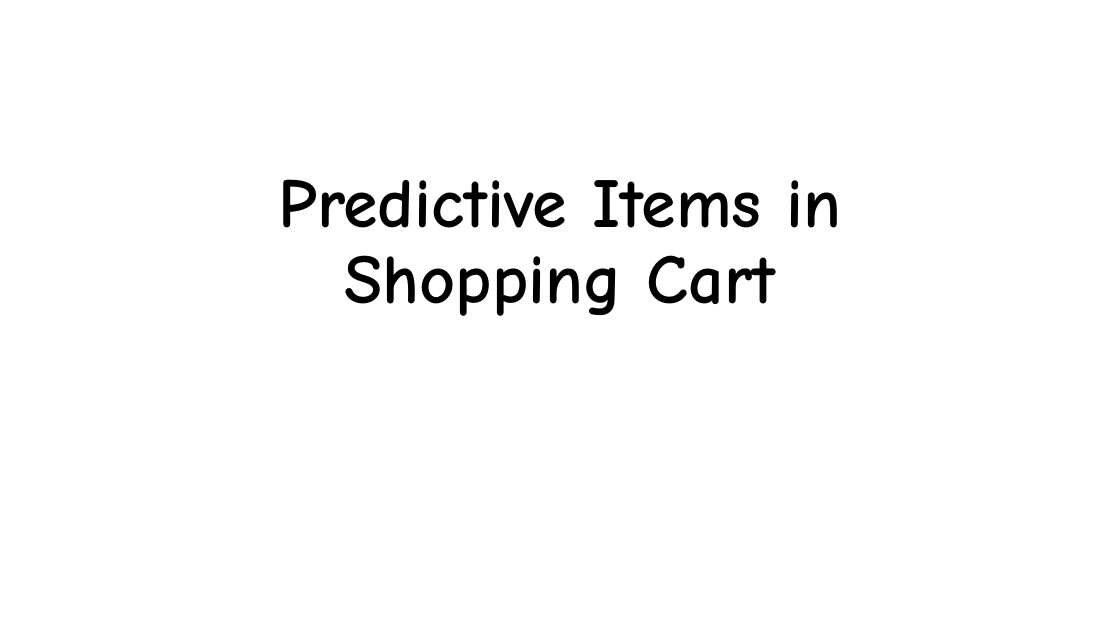
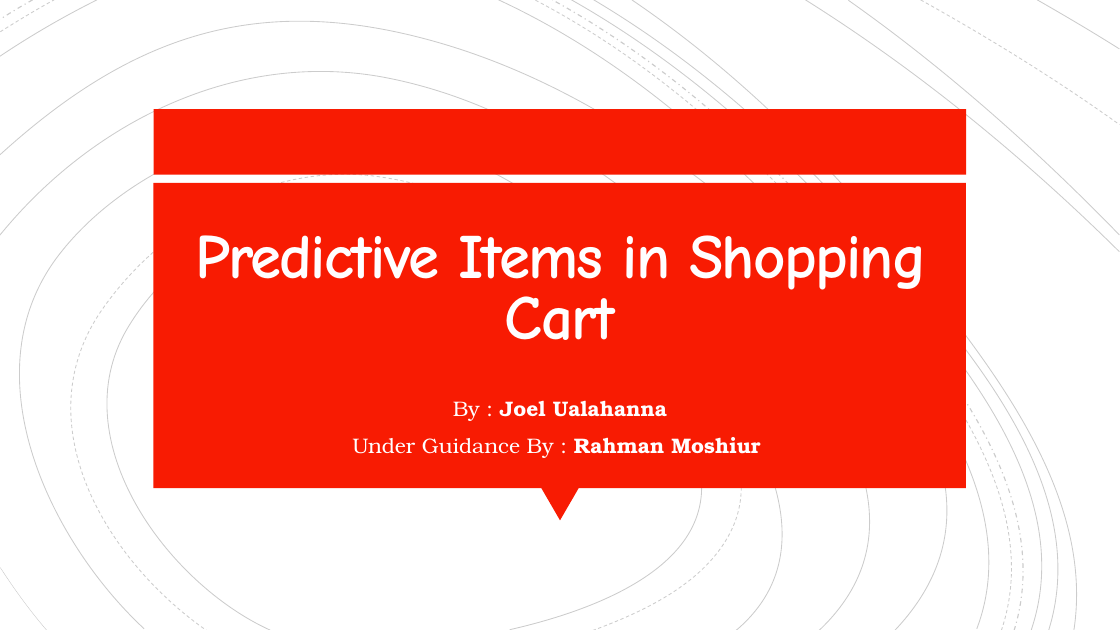
Before and after one commit to jackThammer/R-Shoping_Cart_Predection, a slide deck: slide 1 of Documentation/Predictive Items in Shopping Cart.pptx. Drawn at 1120x630 pixels with LibreOffice and Linux fonts; fonts in the diff are those of the drawing. Boxes give left, top, right and bottom in pixels: in the first picture for what was removed or moved away, otherwise in the second. Text is boxed around its words. In the diff, an @@ line names an element or a change of style, - is before the commit and + after.

```diff
--- a/Documentation/Predictive Items in Shopping Cart.pptx
+++ b/Documentation/Predictive Items in Shopping Cart.pptx
@@ group added at <box>0,0,1120,630</box>: 19 freeform shapes @@
@@ rectangle added at <box>154,109,966,175</box>, fill #F81B02 @@
@@ rectangle added at <box>154,183,966,488</box>, fill #F81B02 @@
@@ title "Predictive Items in Shopping Cart": place and size @@
-title "Predictive Items in Shopping Cart" at <box>279,179,841,316</box>
+title "Predictive Items in Shopping Cart" at <box>195,235,927,340</box>
@@ title "Predictive Items in Shopping Cart" at <box>195,235,927,340</box>: size 60 to 54 pt, text colour #000000 to #FFFEFF, letter spacing 0 to -1.5 pt; line spacing 0.9 to 0.8 @@
@@ subtitle added at <box>352,400,760,458</box>, 18 pt, text #FFFEFF, bold @@
+By : Joel Ualahanna
+Under Guidance By : Rahman Moshiur
@@ triangle added at <box>541,488,579,520</box>, fill #F81B02 @@
```
Also in this commit, not shown: 1 other slide changed, 3 slides added.
